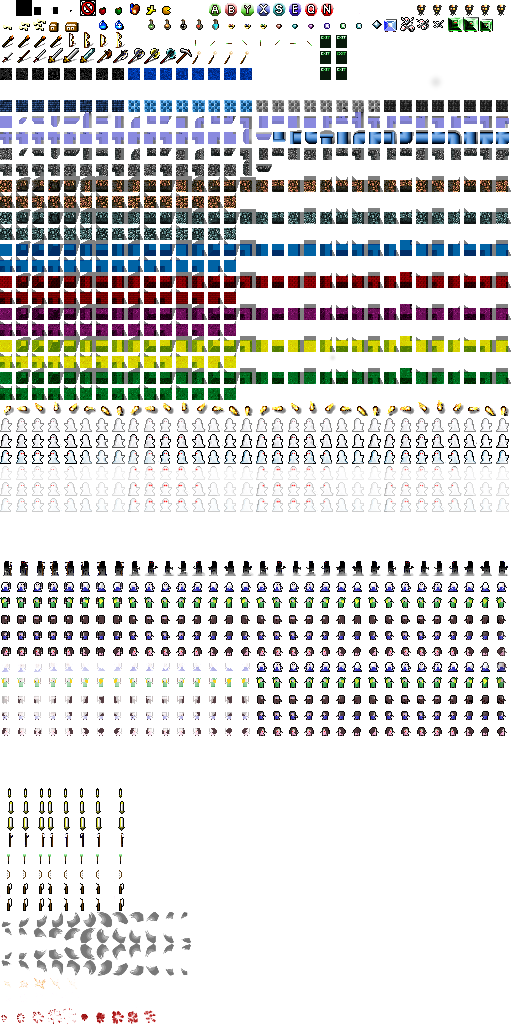
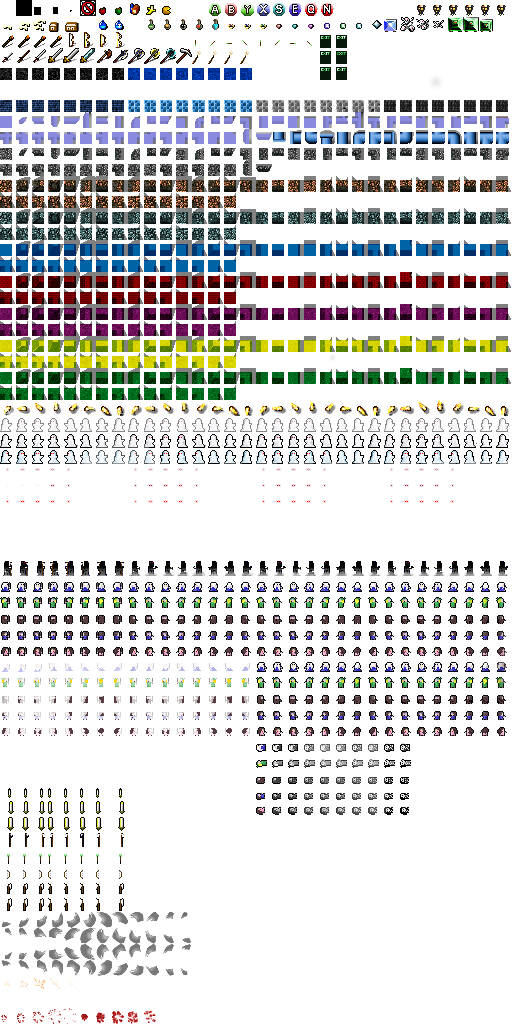
Layered file, before and after one edit (512 × 1024). Changes by layer:
painted on "Layer" over (0, 442, 510, 815)
